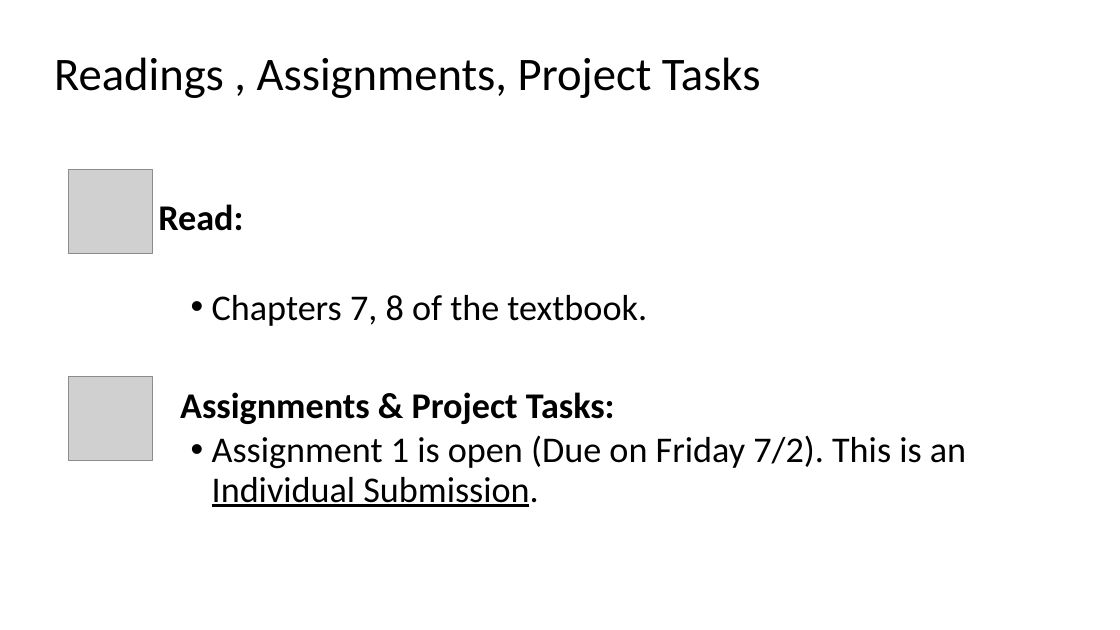
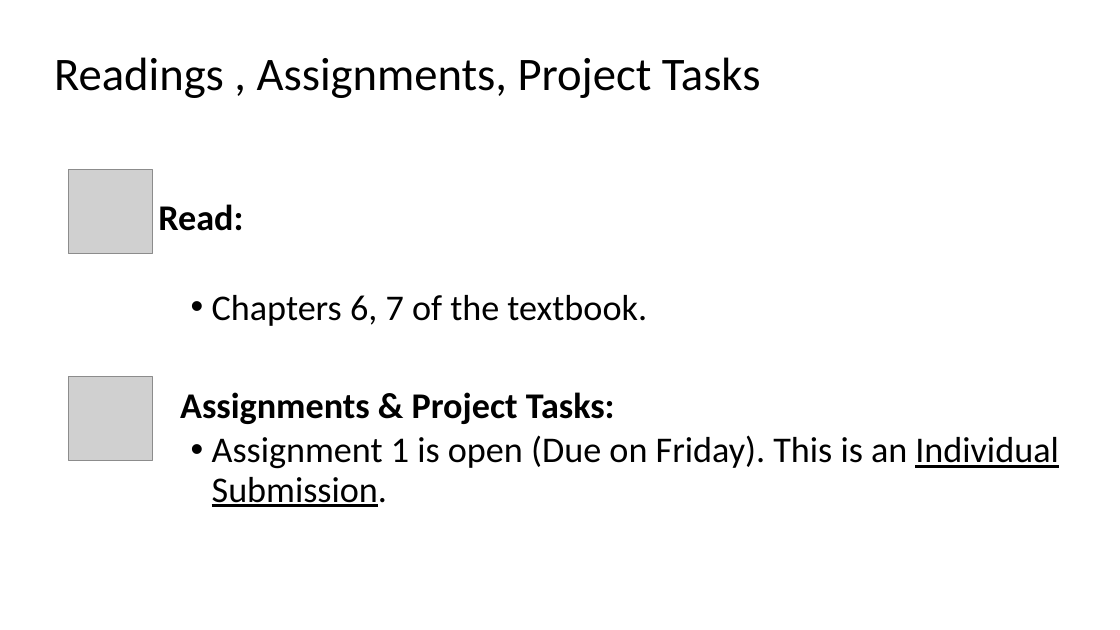
Before and after one commit to kthanasi-git/SW_Engineering, a slide deck: slide 44 of SOFTWARE ENGINEERING/SLIDES/5- Domain Models.pptx (slide 43 before the commit). Drawn at 1120x630 pixels with LibreOffice and Linux fonts; fonts in the diff are those of the drawing; grey boxes stand for pictures. Boxes give left, top, right and bottom in pixels: in the first picture for what was removed or moved away, otherwise in the second. Text is boxed around its words. In the diff, an @@ line names an element or a change of style, - is before the commit and + after.

```diff
--- a/SOFTWARE ENGINEERING/SLIDES/5- Domain Models.pptx
+++ b/SOFTWARE ENGINEERING/SLIDES/5- Domain Models.pptx
@@ text at (212, 295, 647, 326): text changed @@
-    • Chapters 7, 8 of the textbook.
+    • Chapters 6, 7 of the textbook.
@@ text at (212, 435, 1058, 507): text changed @@
-    • Assignment 1 is open (Due on Friday 7/2). This is an Individual Submission.
+    • Assignment 1 is open (Due on Friday). This is an Individual Submission.
```
Also in this commit, not shown: 2 other slides changed, 3 slides added, 1 slide removed, 6 other files.
